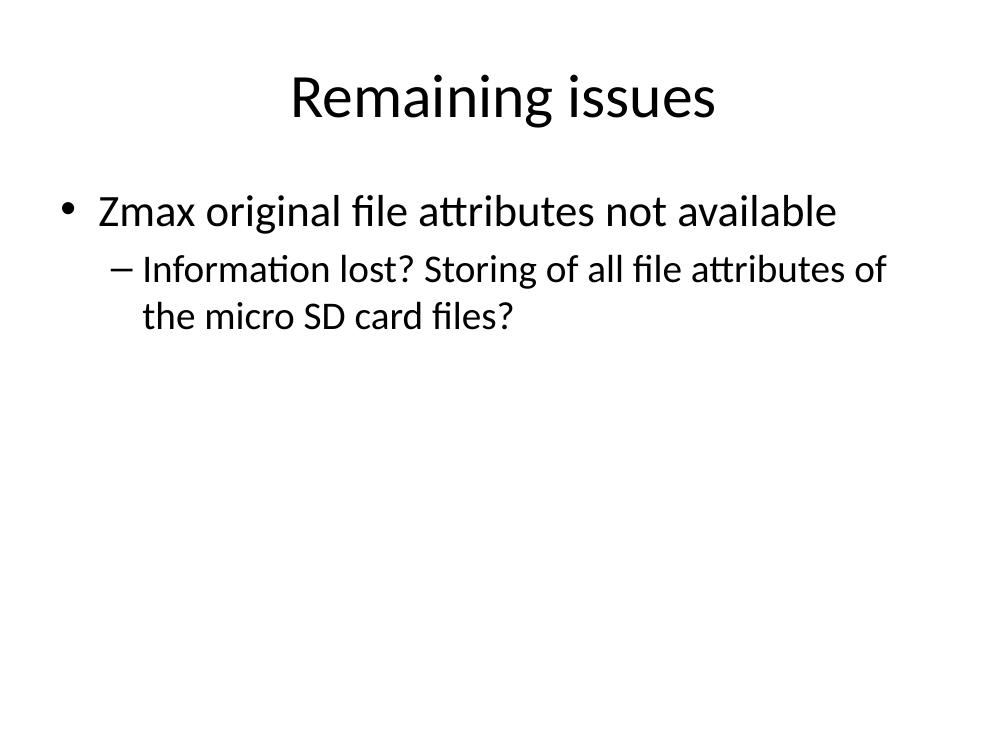
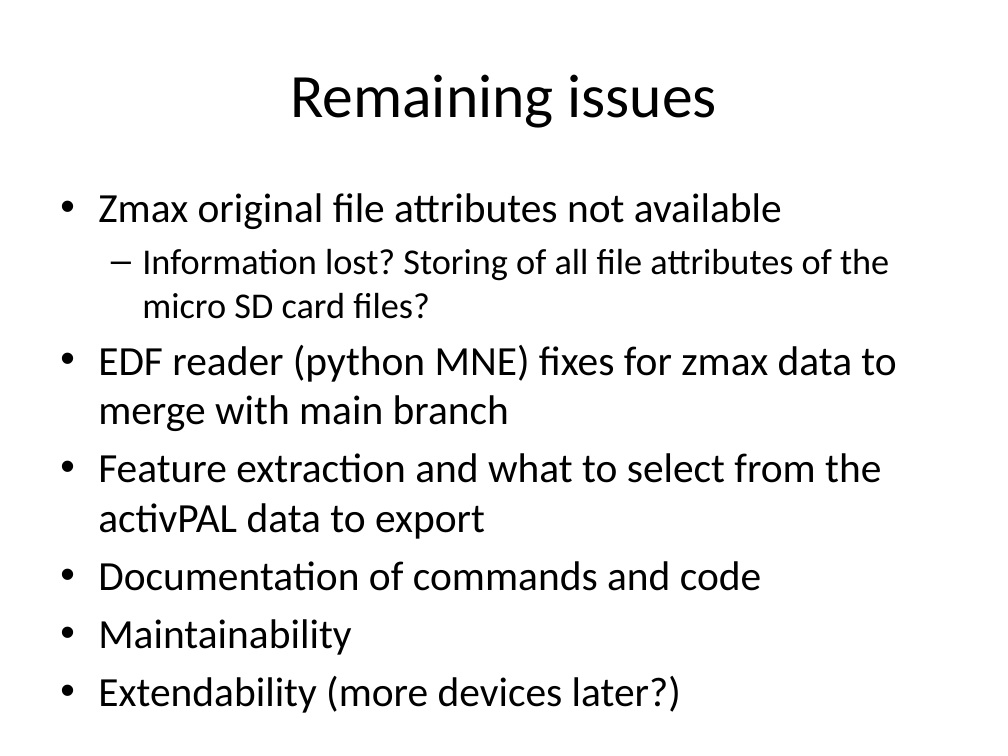
Before and after one commit to raytut/wearanize, a slide deck: slide 22 of snippets/HBS_wearanize.pptx. Drawn at 1008x756 pixels with LibreOffice and Linux fonts; fonts in the diff are those of the drawing. Boxes give left, top, right and bottom in pixels: in the first picture for what was removed or moved away, otherwise in the second. Text is boxed around its words. In the diff, an @@ line names an element or a change of style, - is before the commit and + after.

Commit message:
update presentation

```diff
--- a/snippets/HBS_wearanize.pptx
+++ b/snippets/HBS_wearanize.pptx
@@ text at (x1=98, y1=193, x2=889, y2=319): size 32 to 29.6 pt in "Zmax original file attributes not available"; size 28 to 25.9 pt in "Information lost? Storing of all file attributes ..." @@
@@ text at (x1=98, y1=345, x2=896, y2=655): paragraphs added @@
+• EDF reader (python MNE) fixes for zmax data to merge with main branch
+• Feature extraction and what to select from the activPAL data to export
+• Documentation of commands and code
+• Maintainability
+• Extendability (more devices later?)
```
Also in this commit, not shown: 6 other slides changed, 1 slide added.
